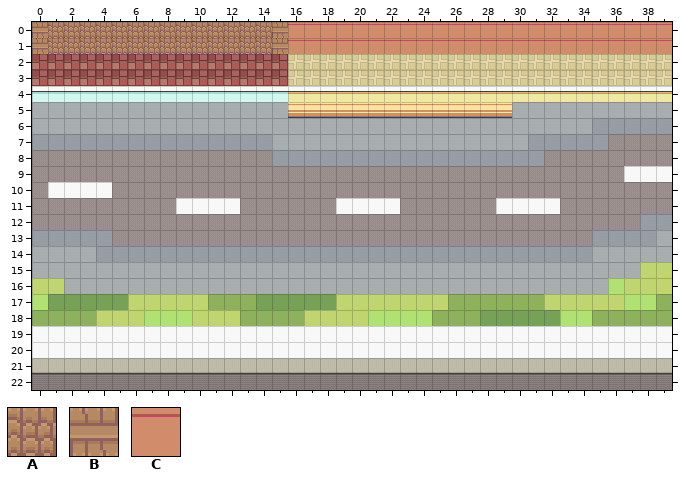
Level history. Tiled map: assets/tiles/outside_school.tmx. The first picture shows the starting point.
Cells are 16x16 px. Shown: x 0..39, y 0..22.
Key: from "house_walls": A 12, B 19; from "indoors_floor1": C 90.
_ is an empty cell.
Layers that did not change in this view are not listed.
Layer "Tile Layer 2" before, first column x 0:
 0 BAAAAAAAAAAAAAABCCCCCCCCCCCCCCCCCCCCCCCC
 1 BAAAAAAAAAAAAAABCCCCCCCCCCCCCCCCCCCCCCCC
 2 ________________________________________
 3 ________________________________________
 4 ________________________________________
 5 ________________________________________
 6 ________________________________________
 7 ________________________________________
 8 ________________________________________
 9 ________________________________________
10 ________________________________________
11 ________________________________________
12 ________________________________________
13 ________________________________________
14 ________________________________________
15 ________________________________________
16 ________________________________________
17 ________________________________________
18 ________________________________________
19 ________________________________________
20 ________________________________________
21 ________________________________________
22 ________________________________________
The same view after the edit:
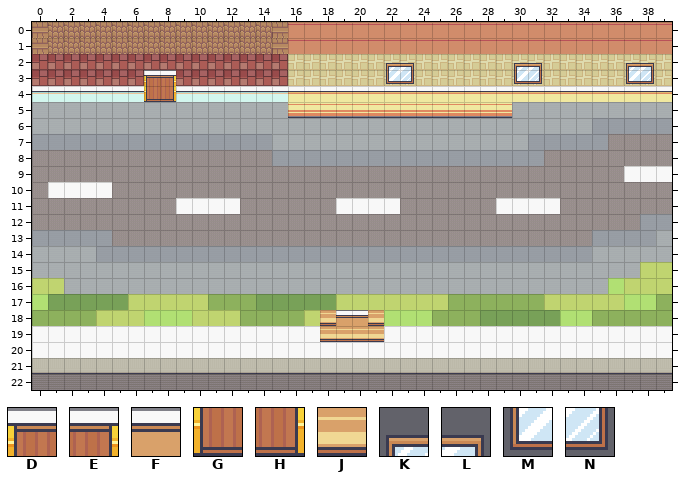
Further tiles: from "indoors_main": D 421, E 422, F 423, G 437, H 438, J 440, K 455, L 456, M 471, N 472.
Message: added school toilet and the shops
The edit:
Layer "Tile Layer 2":
y 2: x 22..23 __ -> KL; x 30..31 __ -> KL; x 37..38 __ -> KL
y 3: x 7..8 __ -> DE; x 22..23 __ -> MN; x 30..31 __ -> MN; x 37..38 __ -> MN
y 4: x 7..8 __ -> GH
y 18: x 18..21 ____ -> JFFJ
y 19: x 18..21 ____ -> JJJJ
Where, in picture pixels (left, top, right, bottom), the same in both pictures:
added: (386, 63, 414, 84)
added: (514, 63, 542, 84)
added: (626, 63, 654, 84)
added: (144, 70, 176, 102)
added: (320, 310, 384, 342)
